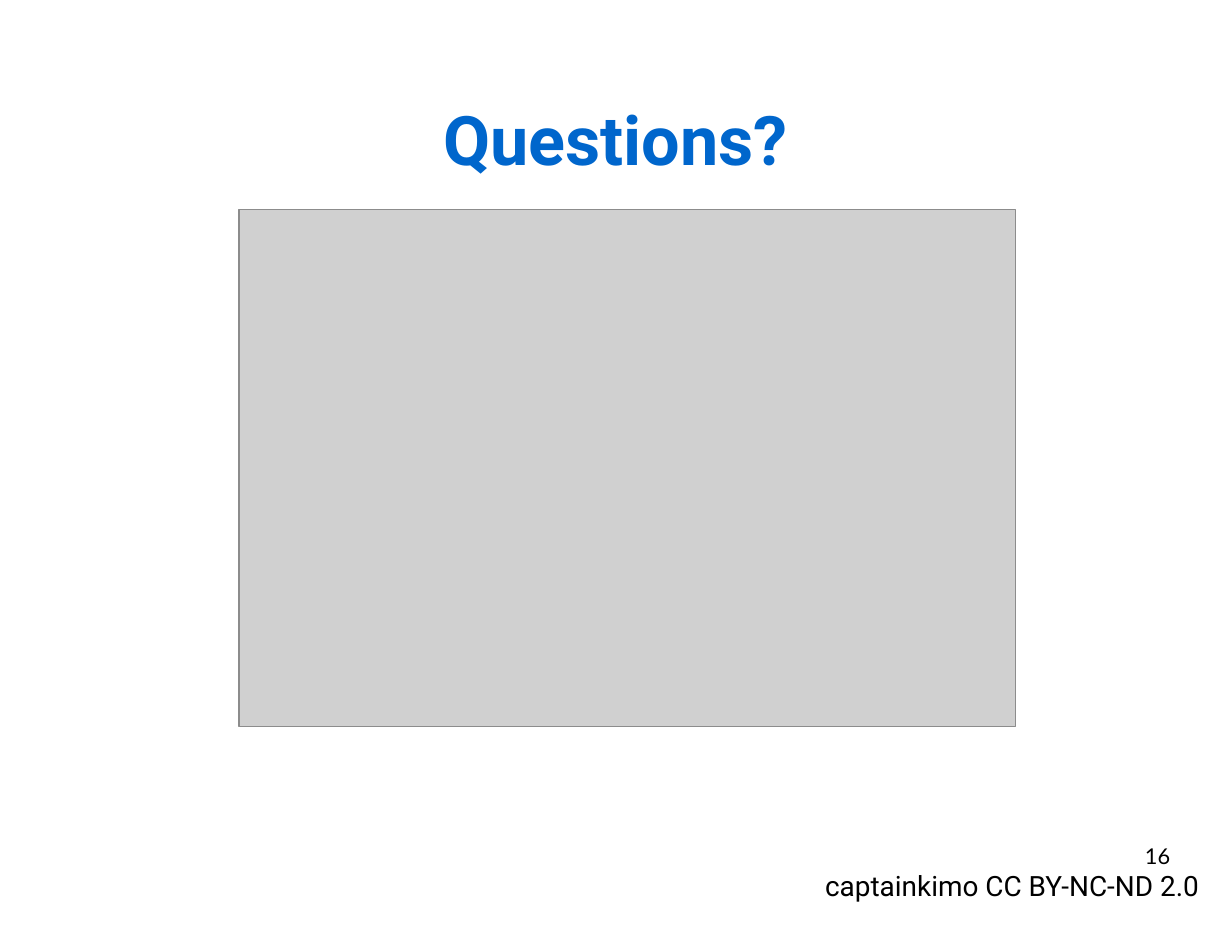
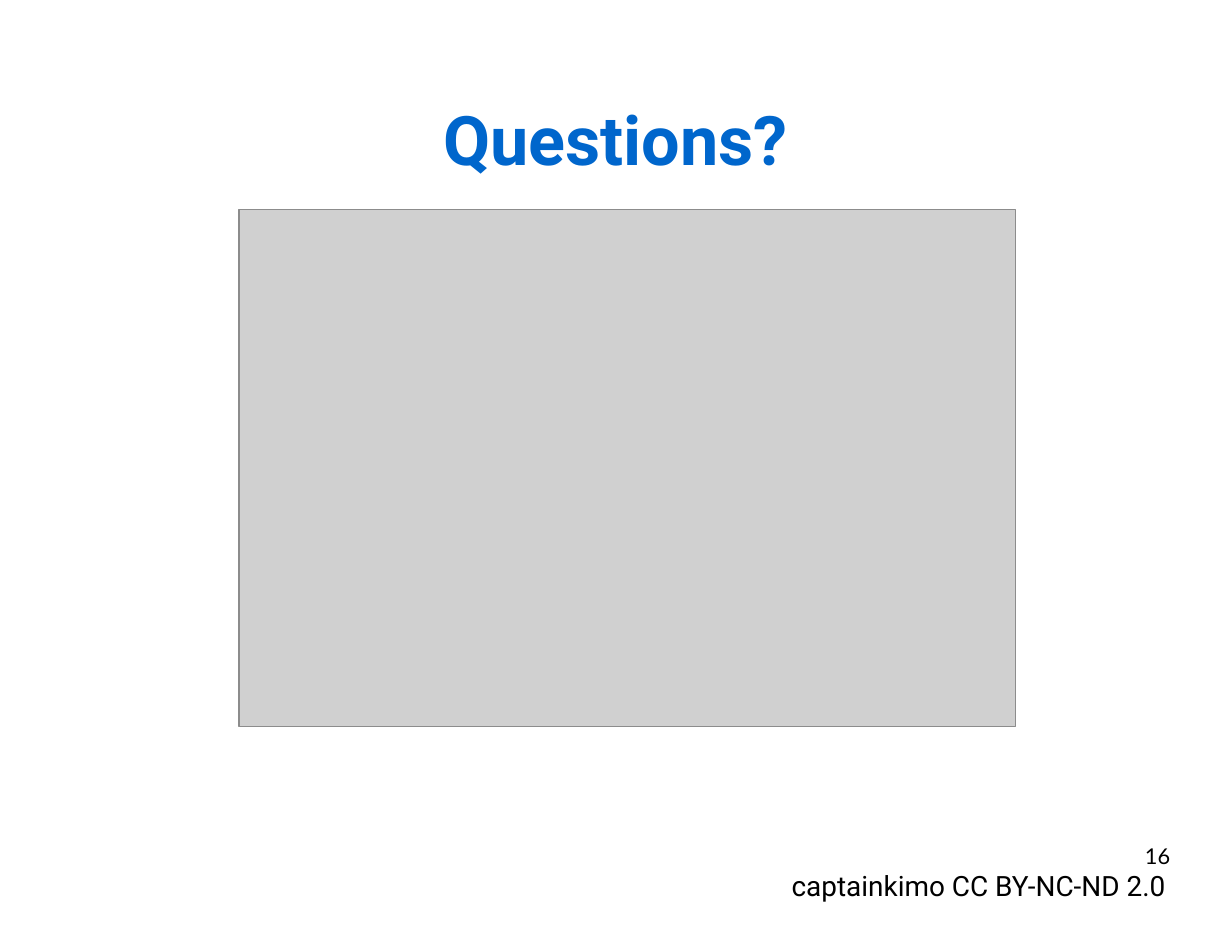
Before and after one commit to Rekyt/lynchlabpresentation2014, a slide deck: slide 16 of LabMeetingPresentation.odp. Drawn at 1232x925 pixels with LibreOffice and Linux fonts; fonts in the diff are those of the drawing; grey boxes stand for pictures. Boxes give left, top, right and bottom in pixels: in the first picture for what was removed or moved away, otherwise in the second. Text is boxed around its words. In the diff, an @@ line names an element or a change of style, - is before the commit and + after.

```diff
--- a/LabMeetingPresentation.odp
+++ b/LabMeetingPresentation.odp
@@ text "captainkimo CC BY-NC-ND 2.0": place and size @@
-text "captainkimo CC BY-NC-ND 2.0" at <box>825,875,1199,902</box>
+text "captainkimo CC BY-NC-ND 2.0" at <box>792,875,1166,902</box>
```
Also in this commit, not shown: 1 other slide changed, 1 other file.
